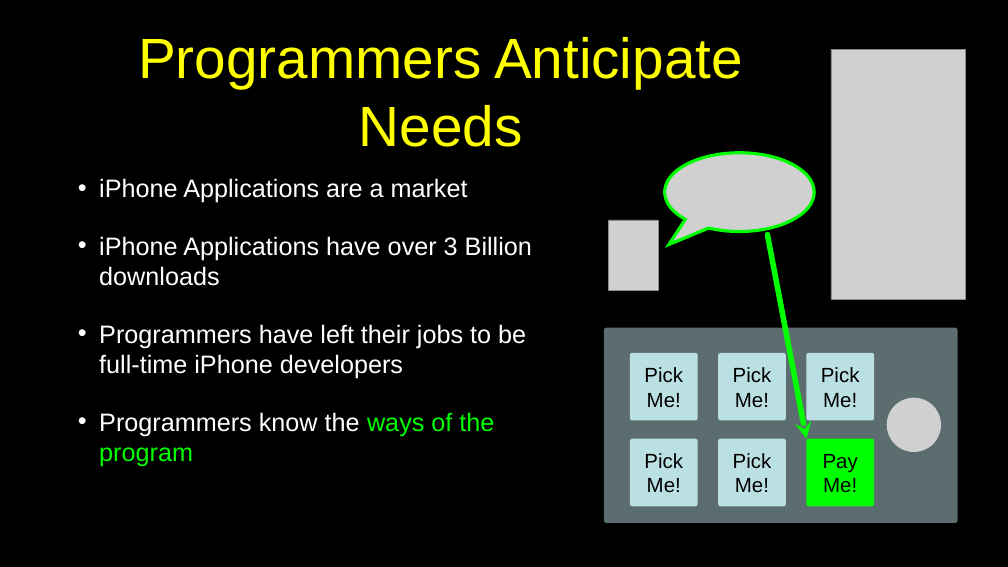
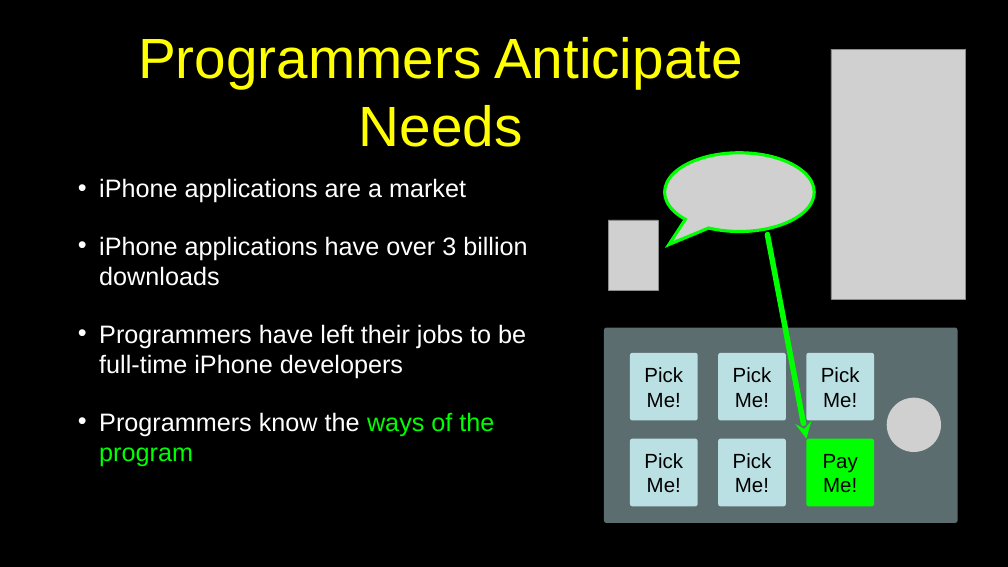
Before and after one commit to csev/py4e, a slide deck: slide 3 of lectures3/Pythonlearn-01-Intro.pptx. Drawn at 1008x567 pixels with LibreOffice and Linux fonts; fonts in the diff are those of the drawing; grey boxes stand for pictures. Boxes give left, top, right and bottom in pixels: in the first picture for what was removed or moved away, otherwise in the second. Text is boxed around its words. In the diff, an @@ line names an element or a change of style, - is before the commit and + after.

```diff
--- a/lectures3/Pythonlearn-01-Intro.pptx
+++ b/lectures3/Pythonlearn-01-Intro.pptx
@@ text at <box>99,178,527,286</box>: text changed @@
-• iPhone Applications are a market
-• iPhone Applications have over 3 Billion downloads
+• iPhone applications are a market
+• iPhone applications have over 3 billion downloads
```
Also in this commit, not shown: 15 other slides changed, 2 other files.
